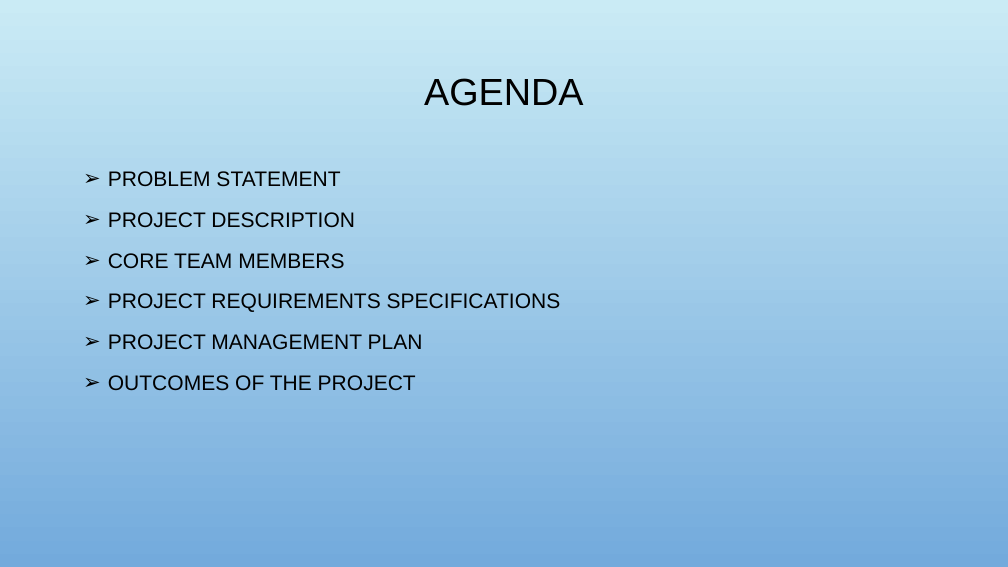
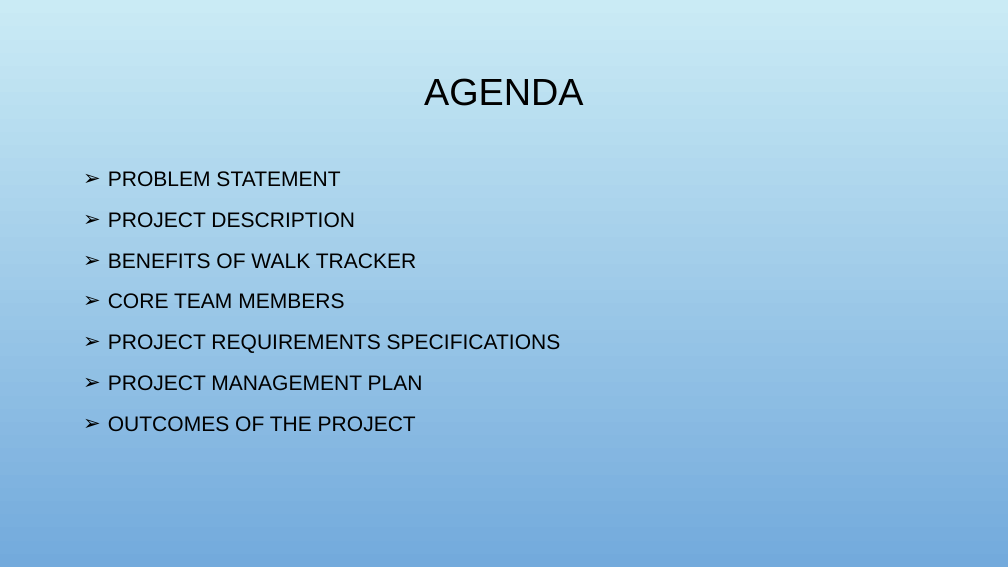
Before and after one commit to RaviTeja444/health-wellness, a slide deck: slide 2 of docs/presentation/Walk_Tracker.pptx. Drawn at 1008x567 pixels with LibreOffice and Linux fonts; fonts in the diff are those of the drawing; background and template pictures are left out. Boxes give left, top, right and bottom in pixels: in the first picture for what was removed or moved away, otherwise in the second. Text is boxed around its words. In the diff, an @@ line names an element or a change of style, - is before the commit and + after.

Commit message:
Adding benefits and Requirements Specification to the presentation/Walk_Tracker.pptx

```diff
--- a/docs/presentation/Walk_Tracker.pptx
+++ b/docs/presentation/Walk_Tracker.pptx
@@ text at [108, 253, 416, 269]: paragraph added @@
+➢ BENEFITS OF WALK TRACKER
```
Also in this commit, not shown: 1 other slide changed, 2 slides added.
